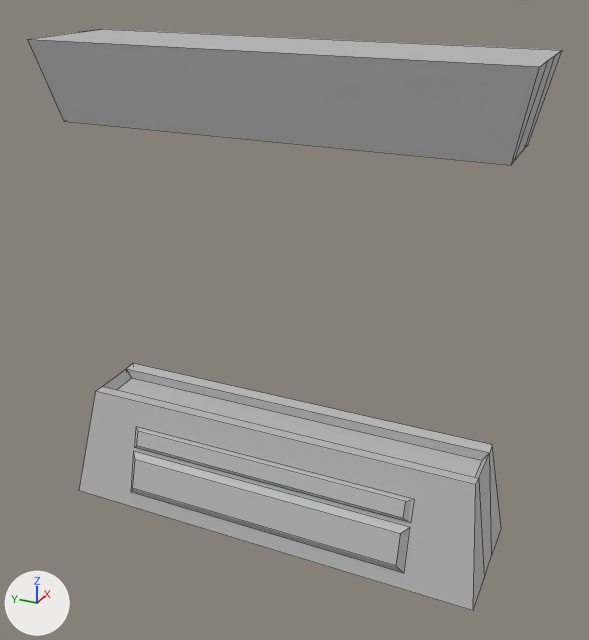
The FBX model FMP/Mesh Projects/Road Block/Road Block.fbx as it was, and as the next commit left it.
Before and after are seen from a 50 mm lens placed at (-8.36, -3.93, 7.08), pointed at (0.0, -0.17, 2.9). Lighting does not change. The marker at lower left points along +X, +Y and +Z. Mesh edges are drawn as thin lines. Where no turn or scale is listed for an object, it has been applied to the vertices.

Before the edit, the objects in view are built like this:
```python
me_mesh = bpy.data.meshes.new('Mesh')
me_mesh.from_pydata(...)  # 20 vertices, 15 faces; spans x -0.83..0.83, y -2.84..2.84, z 0.0..1.48
me_mesh.materials.append(mat_lambert1)  # grey #bcbcbc
me_mesh_002 = bpy.data.meshes.new('Mesh.002')
me_mesh_002.from_pydata([(-0.312, -0.347, 0.5), (0.5, -0.5, 0.522), (-0.5, 0.5, 0.5), (0.502, 0.733, 0.522), (-0.5, 0.5, -0.5), (0.502, 0.733, -0.522), (-0.312, -0.347, -0.5), (0.5, -0.5, -0.522)], [], [(0, 1, 3, 2), (2, 3, 5, 4), (4, 5, 7, 6), (6, 7, 1, 0), (6, 0, 2, 4)])
me_mesh_002.materials.append(mat_lambert1)  # grey #bcbcbc
me_mesh_004 = bpy.data.meshes.new('Mesh.004')
me_mesh_004.from_pydata([(-0.312, -0.347, 0.5), (0.5, -0.5, 0.522), (-0.5, 0.5, 0.5), (0.502, 0.733, 0.522), (-0.5, 0.5, -0.5), (0.502, 0.733, -0.522), (-0.312, -0.347, -0.5), (0.5, -0.5, -0.522)], [], [(0, 1, 3, 2), (2, 3, 5, 4), (4, 5, 7, 6), (6, 7, 1, 0), (6, 0, 2, 4)])
me_mesh_004.materials.append(mat_lambert1)  # grey #bcbcbc
me_mesh_005 = bpy.data.meshes.new('Mesh.005')
me_mesh_005.from_pydata(...)  # 20 vertices, 16 faces; spans x -0.7..0.7, y -2.84..2.84, z -0.94..0.0
me_mesh_005.materials.append(mat_lambert1)  # grey #bcbcbc
ob_pcube1 = bpy.data.objects.new('pCube1', me_mesh)
ob_pcube1.location = (0.0, 0.0, 0.0)
ob_pcube3 = bpy.data.objects.new('pCube3', me_mesh_002)
ob_pcube3.location = (-0.73, 0.0, 0.56)
ob_pcube3.rotation_euler = (-1.571, -2.898, 0.0)  # degrees (-90, -166, 0)
ob_pcube3.scale = (-0.0985, -0.488, -3.76)
ob_pcube5 = bpy.data.objects.new('pCube5', me_mesh_004)
ob_pcube5.parent = ob_group3
ob_pcube5.location = (-73.45, 104.3, 0.0)
ob_pcube5.rotation_euler = (0.0, -3.142, -0.307)  # degrees (0, -180, -18)
ob_pcube5.scale = (-9.85, -25.0, -376.0)
ob_pcube6 = bpy.data.objects.new('pCube6', me_mesh_005)
ob_pcube6.location = (0.0, 0.0, 6.12)
```
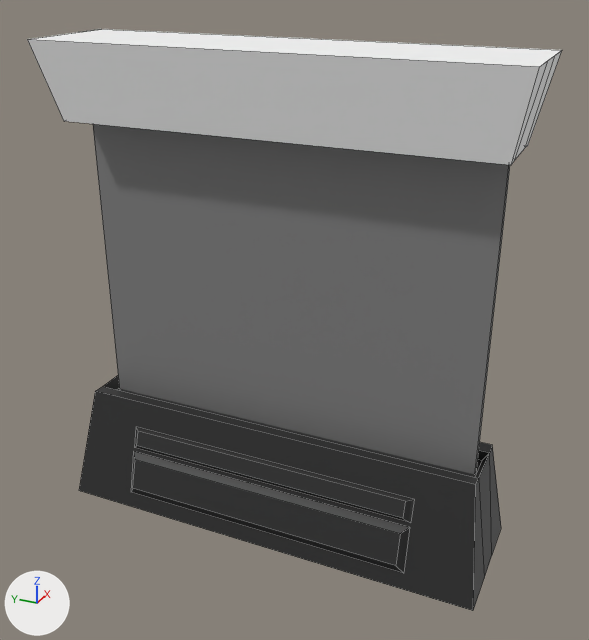
Changed parts and their boxes (x1, y1, x2, y2) in the pictures (589 x 640 px):
'pCube7', added
    after: (93, 124, 510, 474)
'pCube6', recoloured
    both: (27, 29, 562, 165)
'pCube1', recoloured (grey to black)
    both: (79, 363, 501, 611)
'pCube3', recoloured (grey to black)
    both: (131, 452, 410, 573)
'pCube5', recoloured (grey to black)
    both: (135, 428, 411, 522)

Patch to the scene script:
```diff
--- a/FMP/Mesh Projects/Road Block/Road Block.fbx.py
+++ b/FMP/Mesh Projects/Road Block/Road Block.fbx.py
@@ mat_topofshield @@
+mat_topofshield = principled_material('TopOfShield')
+mat_topofshield.base_color = (1.0, 1.0, 1.0)  # white #ffffff
@@ mat_bottomofshield @@
+mat_bottomofshield = principled_material('BottomOfShield')
+mat_bottomofshield.base_color = (0.025, 0.025, 0.025)  # black #2c2c2c
@@ mat_hologram @@
+mat_hologram = principled_material('Hologram')
+mat_hologram.base_color = (0.216, 0.216, 0.216)  # grey #808080
+mat_hologram.roughness = 0.553
@@ me_mesh_005 @@
 me_mesh_005.from_pydata(...)  # 20 vertices, 16 faces; spans x -0.7..0.7, y -2.84..2.84, z -0.94..0.0
-me_mesh_005.materials.append(mat_lambert1)  # grey #bcbcbc
+me_mesh_005.materials.append(mat_topofshield)  # white #ffffff
@@ me_mesh_002 @@
 me_mesh_002.from_pydata(...)  # 8 vertices, 5 faces; spans x -0.5..0.502, y -0.5..0.733, z -0.522..0.522
-me_mesh_002.materials.append(mat_lambert1)  # grey #bcbcbc
+me_mesh_002.materials.append(mat_bottomofshield)  # black #2c2c2c
@@ me_mesh_004 @@
 me_mesh_004.from_pydata(...)  # 8 vertices, 5 faces; spans x -0.5..0.502, y -0.5..0.733, z -0.522..0.522
-me_mesh_004.materials.append(mat_lambert1)  # grey #bcbcbc
+me_mesh_004.materials.append(mat_bottomofshield)  # black #2c2c2c
@@ me_mesh @@
 me_mesh.from_pydata(...)  # 20 vertices, 15 faces; spans x -0.83..0.83, y -2.84..2.84, z 0.0..1.48
-me_mesh.materials.append(mat_lambert1)  # grey #bcbcbc
+me_mesh.materials.append(mat_bottomofshield)  # black #2c2c2c
@@ me_mesh_006 @@
+me_mesh_006.from_pydata(...)  # a box spanning x -0.04..0.04, y -2.56..2.56, z -1.96..1.96
+me_mesh_006.materials.append(mat_hologram)  # grey #808080
@@ ob_pcube7 @@
+ob_pcube7 = bpy.data.objects.new('pCube7', me_mesh_006)
+ob_pcube7.location = (0.0, 0.0, 3.25)
```
